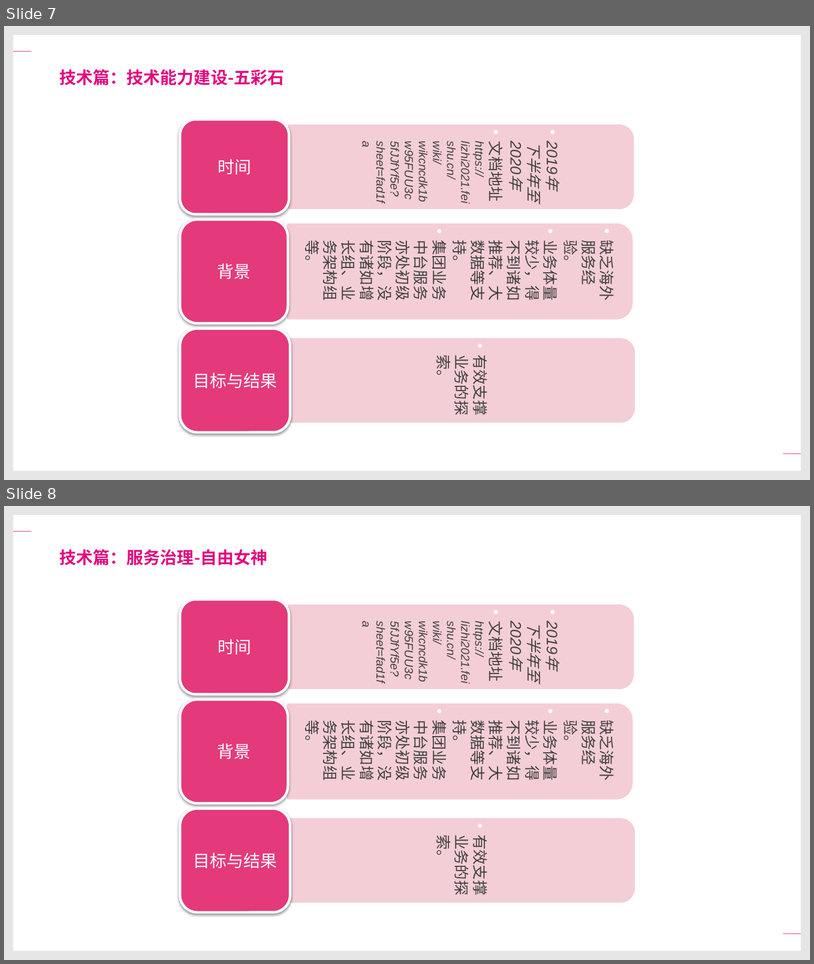
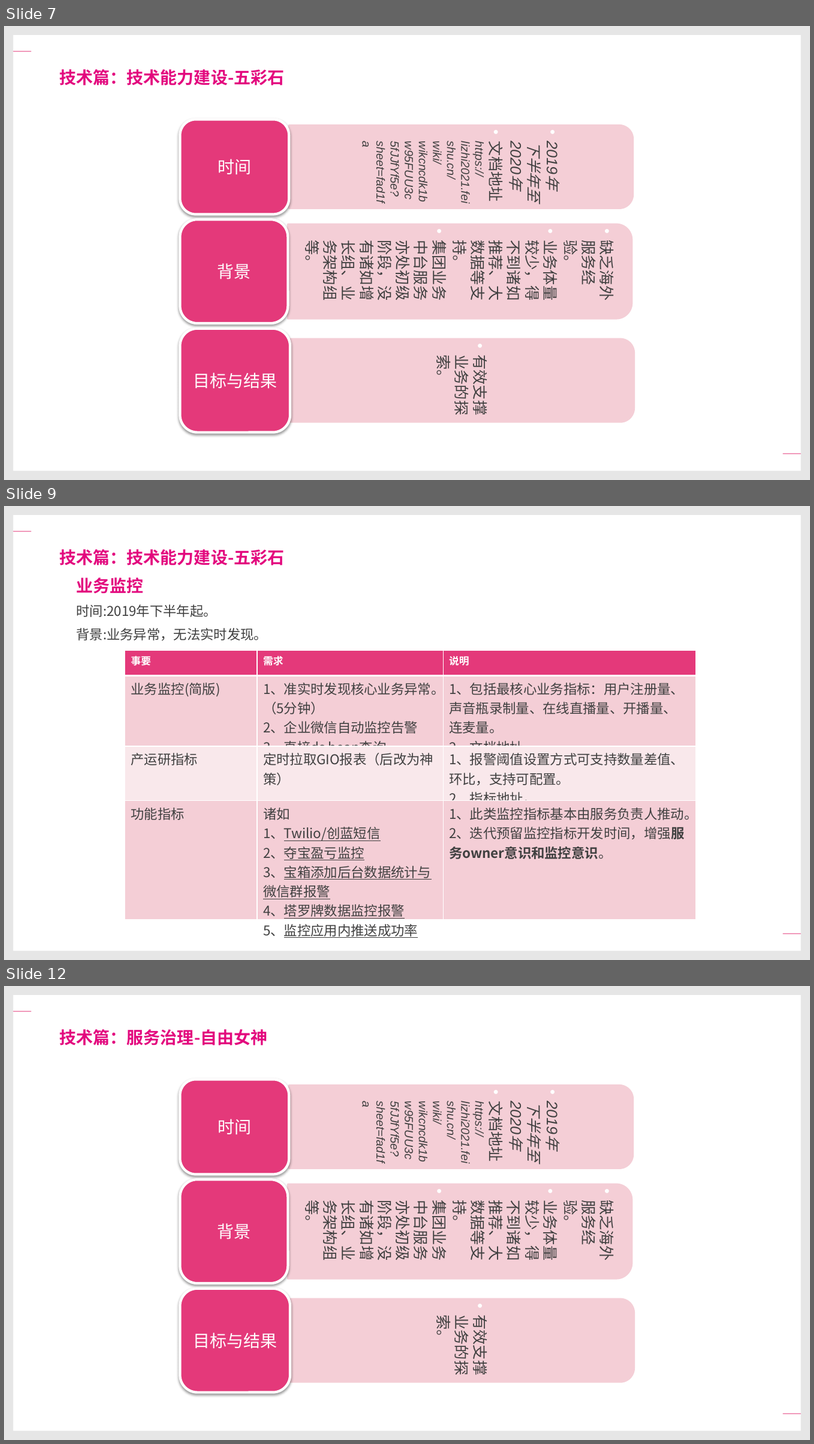
Before and after one commit to xiejuntao/growth, a slide deck: Review/TIYA服务这三年.pptx. Shown one above the other, each under a label of ours: slides 7 and 8 before the commit, slides 7, 9 and 12 after it; the slides between them are not shown. The pictures are 814x964 and 814x1444 pixels, drawn with LibreOffice and Linux fonts; fonts in the diff are those of the drawing; background and template pictures are left out. Boxes give left, top, right and bottom in pixels: in the first picture for what was removed or moved away, otherwise in the second. Text is boxed around its words. In the diff, an @@ line names an element or a change of style, - is before the commit and + after.

```diff
--- a/Review/TIYA服务这三年.pptx
+++ b/Review/TIYA服务这三年.pptx
@@ slide 9 added at box(4, 506, 810, 960), background #FFFFFF; not listed: 6 template elements that a slide beside it also shows @@
@@ text added at box(60, 549, 285, 565), 20 pt, text #E3097E, bold @@
+技术篇：技术能力建设-五彩石
@@ text added at box(76, 577, 267, 640), 16 pt, text #404040 @@
+业务监控
+时间:2019年下半年起。
+背景:业务异常，无法实时发现。
@@ table added at box(125, 651, 696, 940), 4 rows, 3 columns @@
+事要 | 需求 | 说明
+业务监控(简版) | 1、准实时发现核心业务异常。（5分钟） / 2、企业微信自动监控告警 / 3、直接ds bean查询 | 1、包括最核心业务指标：用户注册量、声音瓶录制量、在线直播量、开播量、连麦量。 / 2、文档地址。
+产运研指标 | 定时拉取GIO报表（后改为神策） | 1、报警阈值设置方式可支持数量差值、环比，支持可配置。 / 2、指标地址。
+功能指标 | 诸如 / 1、Twilio/创蓝短信 / 2、夺宝盈亏监控 / 3、宝箱添加后台数据统计与微信群报警 / 4、塔罗牌数据监控报警 / 5、监控应用内推送成功率 | 1、此类监控指标基本由服务负责人推动。 / 2、迭代预留监控指标开发时间，增强服务owner意识和监控意识。
@@ what was slide 8 is now slide 12 @@
```
Also in this commit, not shown: 1 slide changed, 10 other slides added.
